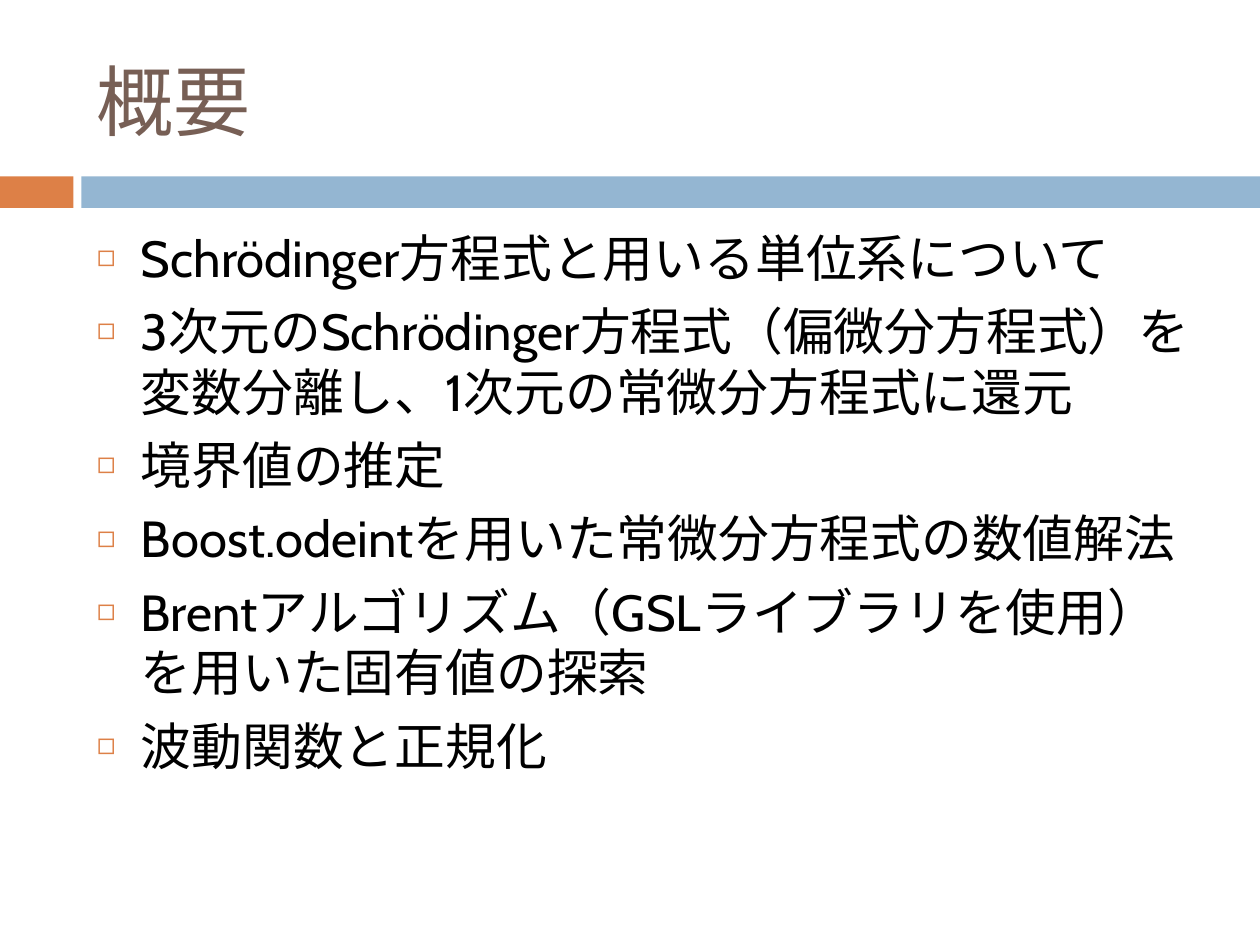
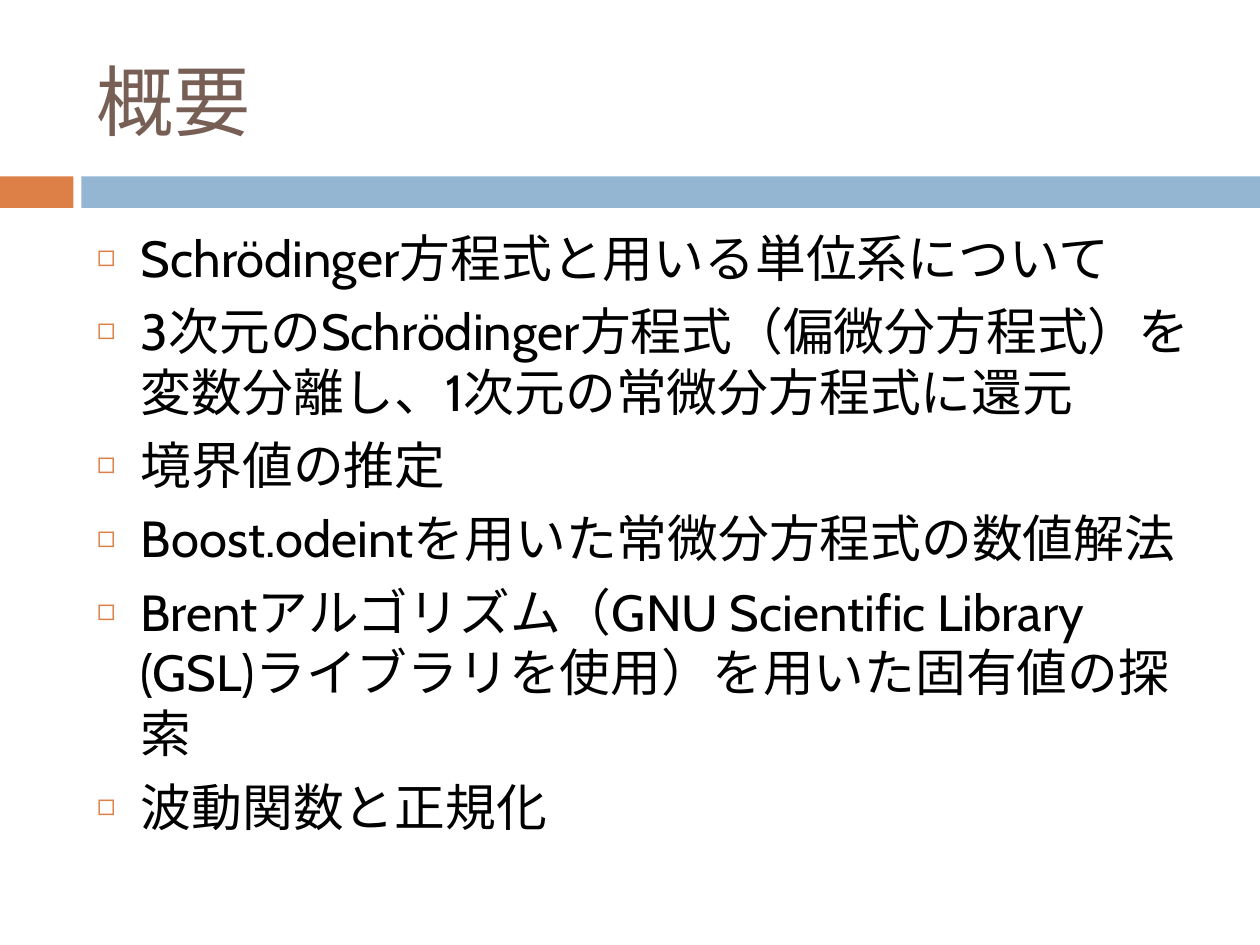
Before and after one commit to dc1394/fukui_sono2, a slide deck: slide 3 of 福井技術者の集いその2_発表資料スライド.pptx. Drawn at 1260x945 pixels with LibreOffice and Linux fonts; fonts in the diff are those of the drawing. Boxes give left, top, right and bottom in pixels: in the first picture for what was removed or moved away, otherwise in the second. Text is boxed around its words. In the diff, an @@ line names an element or a change of style, - is before the commit and + after.

Commit message:
福井技術者の集いその2発表資料スライド加筆

```diff
--- a/福井技術者の集いその2_発表資料スライド.pptx
+++ b/福井技術者の集いその2_発表資料スライド.pptx
@@ text at (141,588,1169,757): text changed @@
-◻ Brentアルゴリズム（GSLライブラリを使用）を用いた固有値の探索
+◻ Brentアルゴリズム（GNU Scientific Library (GSL)ライブラリを使用）を用いた固有値の探索
```
Also in this commit, not shown: 6 other slides changed, 6 slides added, 2 other files.
